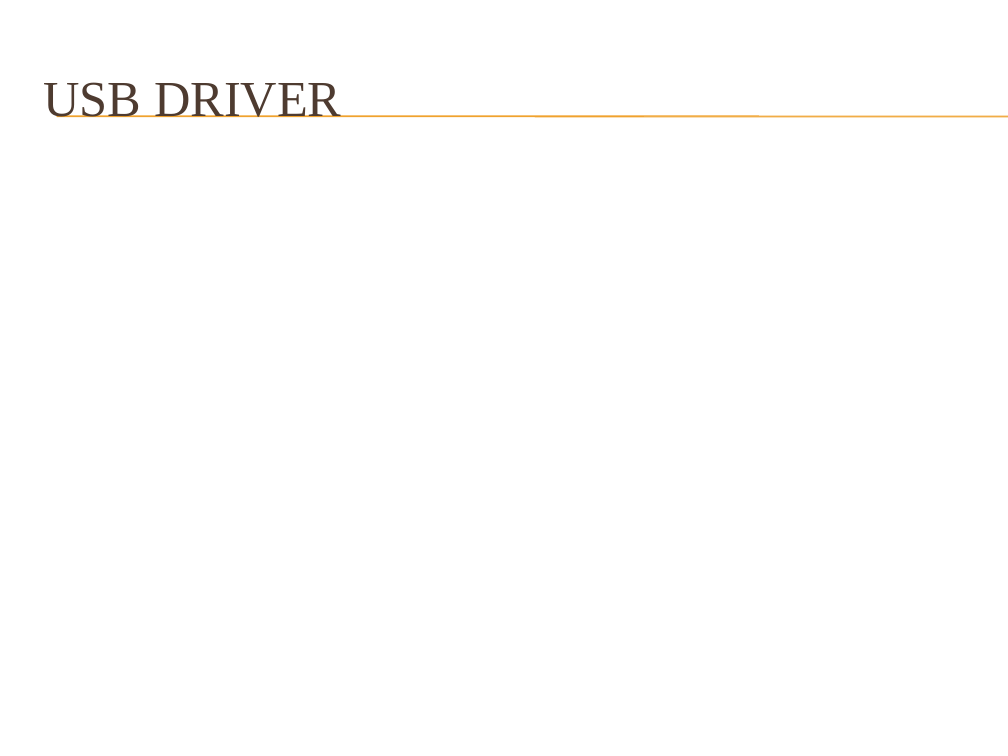
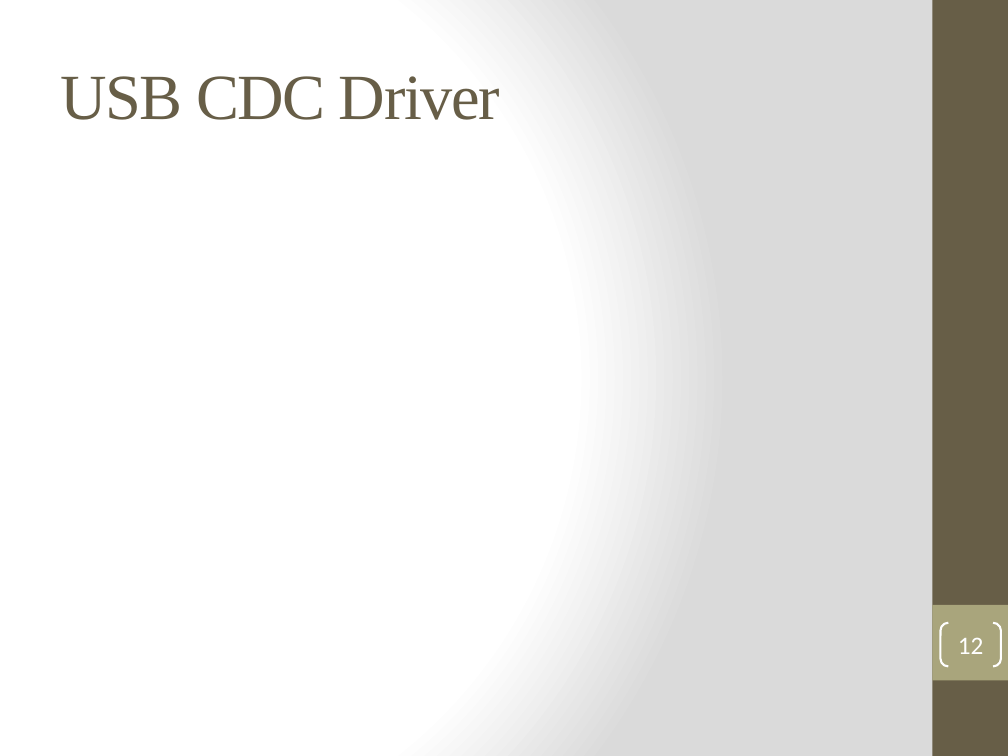
Before and after one commit to hothanghuy/driver, a slide deck: slide 12 of Đề tài.pptx (slide 5 before the commit). Drawn at 1008x756 pixels with LibreOffice and Linux fonts; fonts in the diff are those of the drawing; background and template pictures are left out. Boxes give left, top, right and bottom in pixels: in the first picture for what was removed or moved away, otherwise in the second. Text is boxed around its words. In the diff, an @@ line names an element or a change of style, - is before the commit and + after.

```diff
--- a/Đề tài.pptx
+++ b/Đề tài.pptx
@@ background picture (left out) to gradient #FFFFFF to #DADADA @@
@@ rectangle added at (x1=932, y1=0, x2=1008, y2=756), fill #675E47 @@
@@ title at (x1=60, y1=76, x2=500, y2=120): text changed; size 36 to 46 pt; text colour #4E3B30 to #675E47 @@
-USB DRIVER
+USB CDC Driver
@@ line removed from (56, 116) to (1008, 116) @@
@@ line removed from (56, 117) to (1008, 117) @@
@@ rectangle added at (x1=932, y1=605, x2=1008, y2=680), fill #A9A57C @@
@@ page number added at (x1=940, y1=623, x2=1001, y2=666), outline #FFFFFF 1.5 pt, 18 pt, text #FFFFFF @@
+12
```
Also in this commit, not shown: 4 other slides changed, 9 slides added, 1 slide removed.
